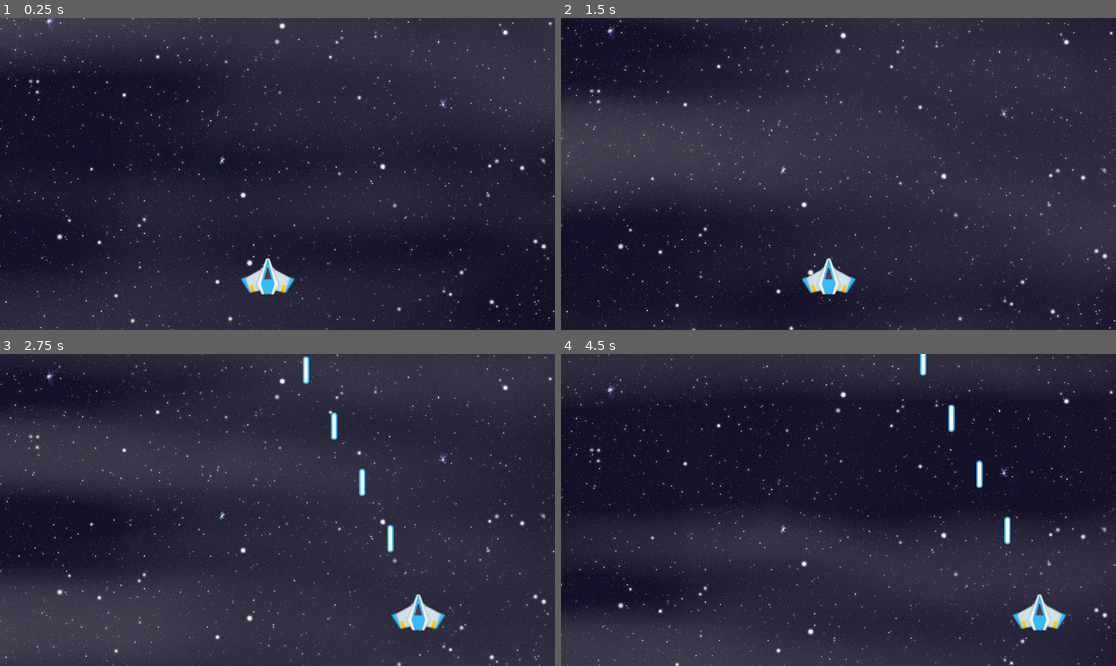
Above: before the commit, frames 1-4 (two rows, left to right).
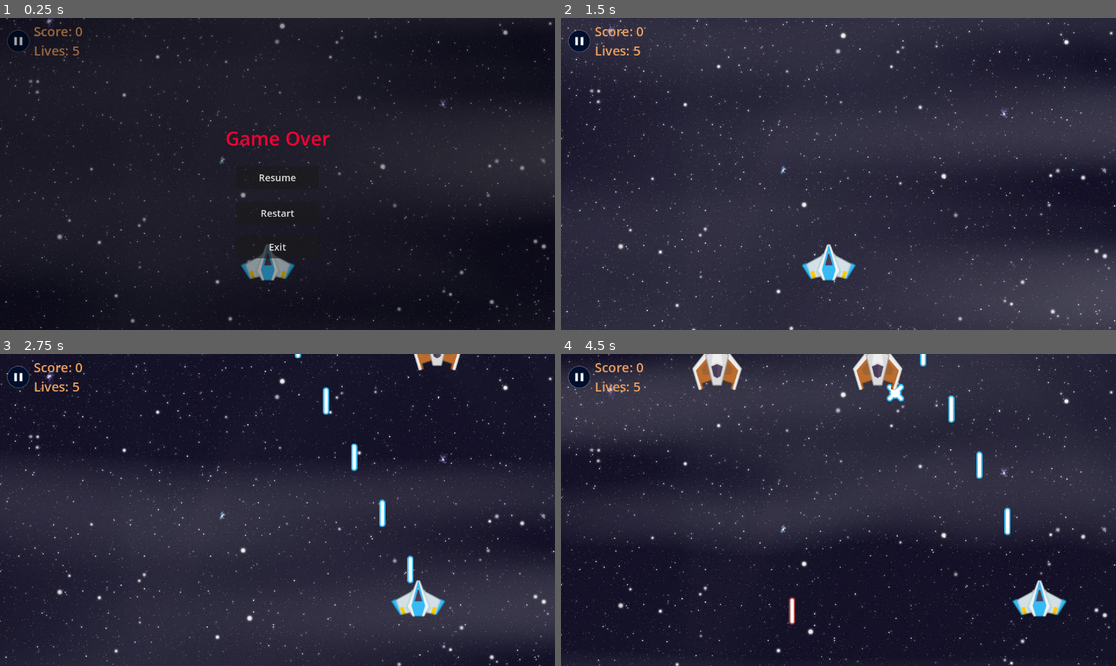
Above: after the commit, the same moments.

Repository: shashank1q/space_shooter
Game: Godot game, scene res://scene/main.tscn
The game is run twice, just before and just after one commit, with the same random seed, the same clock (stepped at 60 frames per second) and the same inputs.
Inputs (mouse positions are in pixels of both pictures, inside the frame that each line leads up to):
- Up to frame 1 (0.25 s): no input
- Up to frame 2 (1.5 s): click (577, 39) at 0.52 s; click (838, 177) at 1.25 s, where only the run after the commit has a clickable "Resume"
- Up to frame 3 (2.75 s): tap Enter (ui_accept) at 2, 2.27, 2.3, 2.57 s; hold Right (right, bound only before the commit) from 2.03 s (still down); hold Space (shoot, bound only before the commit) from 2.03 s (still down)
- Up to frame 4 (4.5 s): release Right (right, bound only before the commit) at 2.78 s; release Space (shoot, bound only before the commit) at 2.78 s; hold Left (left, bound only before the commit) 2.78-3.53 s; tap Enter (ui_accept) at 2.85, 3.02, 3.32, 3.8 s; tap Space (shoot, bound only before the commit) at 3.05, 4.35 s; hold Space (shoot, bound only before the commit) 3.53-4.28 s; hold Right (right, bound only before the commit) from 3.53 s (still down)

The runs differ from the first frame. In frame 1, 28% of the frame differs, in the area x 0-100%, y 0-100%; in frame 2, 15%; in frame 3, 23%; in frame 4, 35%.

Commit message:
Add files via upload

Diff:
--- a/godot4_test/code/enemy.gd
+++ b/godot4_test/code/enemy.gd
@@ -1,13 +1,18 @@
 extends CharacterBody2D
 
+signal enemy_die
+
+# references to bullet scene
+var bullet = preload("res://scene/enemy_bullet.tscn")
+# for checking whether we can shoot or not
+var can_shoot = false
+# health of the enemy
+var health = 5
 # size of the screen
 var width = 0
 # direction of movement( -1 means left direction)
 var direction = -1
-# references to bullet scene
-var bullet = preload("res://scene/enemy_bullet.tscn")
-# for checking whether we can shoot or not
-var can_shoot = false
+
 
 func _ready():
 	# start shooting after 2 sec
@@ -39,7 +44,6 @@
 		# stops shooting until timmer is running
 		can_shoot = false
 
-
 	# moving left or right
 	velocity.x = direction * 20000 * delta
 	move_and_slide()
@@ -51,8 +55,16 @@
 	# setting position of the bullet.
 	inst.global_position = $bullet_pos.global_position
 
-
 func _on_timer_timeout():
 	# enabling the enemy to shoot again
 	can_shoot = true
 	$Timer.stop()
+
+func take_damage():
+	health -= 1
+	# when enemy dies
+	if health == 0:
+		# deleting the enemy from the game.
+		queue_free()
+		# emiting signal so, score can be updated on the UI
+		emit_signal("enemy_die")
--- a/godot4_test/code/enemy_bullet.gd
+++ b/godot4_test/code/enemy_bullet.gd
@@ -1,25 +1,26 @@
 extends Sprite2D
 
-# This function is called at every frame
+# Called every frame. 'delta' is the elapsed time since the previous frame.
 func _process(delta):
-	# translate is used to move any node using a vector as an input
 	translate(Vector2(0,1) * 1000 * delta)
 
-# triggered when our bullet get out of the screen
-func _on_visible_on_screen_notifier_2d_screen_exited():
-	# deleting the bullet from the game
+#when we got out of the screen
+func _on_visibility_notifier_screen_exited():
+	# delete the bullet
 	queue_free()
 
-# detetcting what our bullet collide with
+# when bullet hit something
 func _on_area_2d_body_entered(body):
+	# if we hit player
 	if body.name == "player":
-		# changing our bullet image into explosion
+		# change image to explosion image to show an impact
 		texture = load("res://images/explosion_enemy.png")
-		# stoping the process function so that, it doesn't move.
+		# stop the process function so, bullet don't move
 		set_process(false)
-		# reducing the health of the body ( enemy )
+		# reduce the health of the player.
+		#take body is a function defined in player's script
 		body.take_damage()
-		# waiting for 0.2 seconds
+		# wait for 0.2 seconds
 		await  get_tree().create_timer(0.2).timeout
-		# deleting the bullet
+		# delete the bullet
 		queue_free()
--- a/godot4_test/code/main.gd
+++ b/godot4_test/code/main.gd
@@ -1,37 +1,80 @@
 extends Control
 
+# reference to the enemy scene
 var enemy = preload("res://scene/enemy.tscn")
-@onready var timer = $Timer
+# to be shown on the UI screen
 var score = 0
 
 func _ready():
-	#$player.global_position = $player_pos.global_position
-	timer.start(2.0)
+	# starting initial delay in spawning of the enemy
+	$Timer.start(2.0)
 
 func _on_timer_timeout():
+	# creating instance of the enemy
 	var inst = enemy.instantiate()
+	# add our enemy under this node
+	add_child(inst)
+	# connect enemy_die signal from enemy instance to _on_enemy_die function
 	inst.connect("enemy_die",_on_enemy_die)
-	add_child(inst)
+	# random number 1 or 0
 	var choice = randi() % 2
 	if choice == 1:
+		# spawn enemy from the left side
 		inst.position = $left_spawn_pos.position
 	else:
+		# spawn enemy from the right side
 		inst.position = $right_spawn_pos.position
-	timer.start(randi()%4)
+	# starting the timer for a random duration to make it engaging
+	$Timer.start(randi()%4)
 
+
+# called when player is hit by the enemy bullets
+func _on_player_player_hit(value):
+	# update the player's life
+	$UI/life.text = "Lives: " + str(value)
+	# if we ran out of lives
+	if value == 0:
+		# pause the game
+		get_tree().paused = true
+		# making the menu screen visible again
+		$UI/background.visible = true
+
+# when enemy dies ( this function is connected to enemy via code above)
 func _on_enemy_die():
+	# increase the score
 	score += 1
+	# update the score on the UI
 	$UI/score.text = "Score: " + str(score)
 
-func _on_player_player_hit(value):
-	$UI/life.text = "Lives: " + str(value)
-	if value == 0:
-		get_tree().paused = true
-		$UI/background.visible = true
-
+# when we die and pressed restart button
 func _on_restart_pressed():
+	# unpause the screen
 	get_tree().paused = false
+	# reload the game
 	get_tree().reload_current_scene()
 
+# when we die and pressed exit button
 func _on_exit_pressed():
+	# close the game
 	get_tree().quit()
+
+
+func _on_pause_btn_pressed():
+	# pause the game
+	get_tree().paused = true
+	# making the menu screen visible again
+	$UI/background.visible = true
+	# change lable to Paused
+	$UI/background/Label.text = "Paused"
+	# make resume button visible
+	$UI/background/resume.visible = true
+
+func _on_resume_pressed():
+	# pause the game
+	get_tree().paused = false
+	# making the menu screen visible again
+	$UI/background.visible = false
+	# change lable to Paused
+	$UI/background/Label.text = "Game Over"
+	# make resume button visible
+	$UI/background/resume.visible = false
--- a/godot4_test/code/player.gd
+++ b/godot4_test/code/player.gd
@@ -4,29 +4,47 @@
 var bullet = preload("res://scene/player_bullet.tscn")
 # to track when we can shoot
 var can_shoot = true
+#health of the player
+var health = 5
+# emit signal when player recieve damage ( for updaing UI )
+signal player_hit(value)
 
-func _physics_process(delta):
-	if Input.is_action_pressed("left"):
+# Called every frame. 'delta' is the elapsed time since the previous frame.
+func _physics_process(_delta):
+	# player movement
+	if Input.is_action_pressed("ui_left"):
 		velocity.x -= 50
-	elif Input.is_action_pressed("right"):
+	elif Input.is_action_pressed("ui_right"):
 		velocity.x += 50
 	else:
-		velocity.x = lerp(velocity.x, 0.0, 0.1)
+		velocity.x = lerp(velocity.x,0.0,0.1)
 
-	if Input.is_action_pressed("shoot"):
+	# when we press spacebar
+	if Input.is_action_pressed("ui_accept"):
 		if can_shoot:
 			shoot()
 			$Timer.start(0.1)
 			can_shoot = false
 
-	velocity.x = clamp(velocity.x, -500, 500)
+	velocity.x = clamp(velocity.x,-500,500)
 	move_and_slide()
 
 func shoot():
 	var b = bullet.instantiate()
 	get_parent().add_child(b)
-	b.global_position = $Marker2D.global_position
+	b.global_position = $shoot_pos.global_position
 
 func _on_timer_timeout():
 	$Timer.stop()
 	can_shoot = true
+
+func take_damage():
+	health -= 1
+	emit_signal("player_hit",health)
+	if health == 0:
+		queue_free()
+
+func _on_area_2d_body_entered(body):
+	if body.is_in_group("enemy"):
+		health = 1
+		take_damage()
--- a/godot4_test/code/player_bullet.gd
+++ b/godot4_test/code/player_bullet.gd
@@ -6,7 +6,7 @@
 	translate(Vector2(0,-1) * 1000 * delta)
 
 # triggered when our bullet get out of the screen
-func _on_visible_on_screen_notifier_2d_screen_exited():
+func _on_visibility_notifier_screen_exited():
 	# deleting the bullet from the game
 	queue_free()
 
--- a/godot4_test/project.godot
+++ b/godot4_test/project.godot
@@ -10,29 +10,17 @@
 
 [application]
 
-config/name="space_shooter"
+config/name="Godot 4 Test"
 run/main_scene="res://scene/main.tscn"
 config/features=PackedStringArray("4.0", "Mobile")
 config/icon="res://icon.svg"
 
-[input]
+[layer_names]
 
-right={
-"deadzone": 0.5,
-"events": [Object(InputEventKey,"resource_local_to_scene":false,"resource_name":"","device":-1,"window_id":0,"alt_pressed":false,"shift_pressed":false,"ctrl_pressed":false,"meta_pressed":false,"pressed":false,"keycode":0,"physical_keycode":4194321,"key_label":0,"unicode":0,"echo":false,"script":null)
-]
-}
-left={
-"deadzone": 0.5,
-"events": [Object(InputEventKey,"resource_local_to_scene":false,"resource_name":"","device":-1,"window_id":0,"alt_pressed":false,"shift_pressed":false,"ctrl_pressed":false,"meta_pressed":false,"pressed":false,"keycode":0,"physical_keycode":4194319,"key_label":0,"unicode":0,"echo":false,"script":null)
-]
-}
-shoot={
-"deadzone": 0.5,
-"events": [Object(InputEventKey,"resource_local_to_scene":false,"resource_name":"","device":-1,"window_id":0,"alt_pressed":false,"shift_pressed":false,"ctrl_pressed":false,"meta_pressed":false,"pressed":false,"keycode":0,"physical_keycode":32,"key_label":0,"unicode":32,"echo":false,"script":null)
-]
-}
+2d_physics/layer_1="player"
+2d_physics/layer_2="enemy"
 
 [rendering]
 
 renderer/rendering_method="mobile"
+textures/vram_compression/import_etc2_astc=true
--- a/godot4_test/scene/enemy.tscn
+++ b/godot4_test/scene/enemy.tscn
@@ -1,23 +1,25 @@
-[gd_scene load_steps=4 format=3 uid="uid://cc3l67kq0qmof"]
+[gd_scene load_steps=4 format=3 uid="uid://1y6cnw73hcsh"]
 
-[ext_resource type="Script" path="res://code/enemy.gd" id="1_eufya"]
-[ext_resource type="Texture2D" uid="uid://cms42t6rrj5ph" path="res://images/enemy.png" id="1_gsf58"]
+[ext_resource type="Texture2D" uid="uid://bogego0v5lukg" path="res://images/enemy.png" id="1_c8fpq"]
+[ext_resource type="Script" path="res://code/enemy.gd" id="1_dvmcl"]
 
-[sub_resource type="CircleShape2D" id="CircleShape2D_e456w"]
-radius = 56.0357
+[sub_resource type="CircleShape2D" id="CircleShape2D_l2j1r"]
+radius = 53.6004
 
-[node name="enemy" type="CharacterBody2D"]
-script = ExtResource("1_eufya")
+[node name="enemy" type="CharacterBody2D" groups=["enemy"]]
+collision_layer = 2
+script = ExtResource("1_dvmcl")
+
+[node name="CollisionShape2D" type="CollisionShape2D" parent="."]
+position = Vector2(-1, 6)
+shape = SubResource("CircleShape2D_l2j1r")
 
 [node name="Sprite2D" type="Sprite2D" parent="."]
-texture = ExtResource("1_gsf58")
-
-[node name="CollisionShape2D" type="CollisionShape2D" parent="."]
-shape = SubResource("CircleShape2D_e456w")
+texture = ExtResource("1_c8fpq")
 
 [node name="Timer" type="Timer" parent="."]
 
 [node name="bullet_pos" type="Marker2D" parent="."]
-position = Vector2(0, 37)
+position = Vector2(0, 34)
 
 [connection signal="timeout" from="Timer" to="." method="_on_timer_timeout"]
--- a/godot4_test/scene/enemy_bullet.tscn
+++ b/godot4_test/scene/enemy_bullet.tscn
@@ -1,23 +1,24 @@
-[gd_scene load_steps=4 format=3 uid="uid://b3he4vb8d33p5"]
+[gd_scene load_steps=4 format=3 uid="uid://b2hescsq58ojp"]
 
-[ext_resource type="Texture2D" uid="uid://da0qaat4borf7" path="res://images/enemy bullet.png" id="1_a5j40"]
-[ext_resource type="Script" path="res://code/enemy_bullet.gd" id="2_82ifa"]
+[ext_resource type="Texture2D" uid="uid://b83ho1ykqrg0u" path="res://images/enemy bullet.png" id="1_8jw3r"]
+[ext_resource type="Script" path="res://code/enemy_bullet.gd" id="2_7n2g2"]
 
-[sub_resource type="CapsuleShape2D" id="CapsuleShape2D_78qci"]
+[sub_resource type="CapsuleShape2D" id="CapsuleShape2D_s8mn3"]
 radius = 7.0
-height = 58.0
+height = 56.0
 
-[node name="Sprite2D" type="Sprite2D"]
-texture = ExtResource("1_a5j40")
-script = ExtResource("2_82ifa")
+[node name="enemy_bullet" type="Sprite2D"]
+texture = ExtResource("1_8jw3r")
+script = ExtResource("2_7n2g2")
 
 [node name="Area2D" type="Area2D" parent="."]
+collision_layer = 2
 
 [node name="CollisionShape2D" type="CollisionShape2D" parent="Area2D"]
-shape = SubResource("CapsuleShape2D_78qci")
+shape = SubResource("CapsuleShape2D_s8mn3")
 
-[node name="VisibleOnScreenNotifier2D" type="VisibleOnScreenNotifier2D" parent="."]
-scale = Vector2(1, 3)
+[node name="visibility_notifier" type="VisibleOnScreenNotifier2D" parent="."]
+scale = Vector2(0.8, 2.8)
 
 [connection signal="body_entered" from="Area2D" to="." method="_on_area_2d_body_entered"]
-[connection signal="screen_exited" from="VisibleOnScreenNotifier2D" to="." method="_on_visible_on_screen_notifier_2d_screen_exited"]
+[connection signal="screen_exited" from="visibility_notifier" to="." method="_on_visibility_notifier_screen_exited"]
--- a/godot4_test/scene/main.tscn
+++ b/godot4_test/scene/main.tscn
@@ -1,49 +1,183 @@
-[gd_scene load_steps=9 format=3 uid="uid://uwsa8ja6shsx"]
-
-[ext_resource type="Shader" path="res://shaders/move.gdshader" id="1_iyoix"]
-[ext_resource type="Texture2D" uid="uid://8fyut7v5r7qh" path="res://images/background.jpg" id="2_g3i8k"]
-[ext_resource type="Shader" path="res://shaders/fog.gdshader" id="3_cf1hq"]
-[ext_resource type="Texture2D" uid="uid://drsmcxetu2ef" path="res://images/fog_background.png" id="4_2v2gm"]
-[ext_resource type="PackedScene" uid="uid://byv4j13nhskjh" path="res://scene/player.tscn" id="5_3swp3"]
-
-[sub_resource type="ShaderMaterial" id="ShaderMaterial_qhj4l"]
-shader = ExtResource("1_iyoix")
-
-[sub_resource type="ShaderMaterial" id="ShaderMaterial_nk4ov"]
-shader = ExtResource("3_cf1hq")
-
-[sub_resource type="RectangleShape2D" id="RectangleShape2D_2nr16"]
-size = Vector2(28, 214)
-
-[node name="main" type="Control"]
+[gd_scene load_steps=13 format=3 uid="uid://bwkaxv3keimjb"]
+
+[ext_resource type="Shader" path="res://shaders/move.gdshader" id="1_d6mj1"]
+[ext_resource type="Script" path="res://code/main.gd" id="1_wjqaw"]
+[ext_resource type="Texture2D" uid="uid://cuoevdt8yw4lp" path="res://images/background.jpg" id="2_r2u7f"]
+[ext_resource type="PackedScene" uid="uid://dhl2g7exvfbad" path="res://scene/player.tscn" id="4_cyxm8"]
+[ext_resource type="Shader" path="res://shaders/fog.gdshader" id="5_lmsav"]
+[ext_resource type="Texture2D" uid="uid://dvldr5787ss5e" path="res://images/pause.png" id="6_6r2wj"]
+[ext_resource type="Texture2D" uid="uid://w1wdwm8esq8t" path="res://images/fog_background.png" id="6_x5mi3"]
+
+[sub_resource type="ShaderMaterial" id="ShaderMaterial_j63cs"]
+shader = ExtResource("1_d6mj1")
+
+[sub_resource type="ShaderMaterial" id="ShaderMaterial_gm3qu"]
+shader = ExtResource("5_lmsav")
+
+[sub_resource type="LabelSettings" id="LabelSettings_66gwg"]
+font_size = 27
+font_color = Color(0.937255, 0.631373, 0.368627, 1)
+
+[sub_resource type="LabelSettings" id="LabelSettings_wpkpk"]
+font_size = 40
+font_color = Color(0.956863, 0, 0.211765, 1)
+
+[sub_resource type="RectangleShape2D" id="RectangleShape2D_qbfkf"]
+size = Vector2(20, 228)
+
+[node name="world" type="Control"]
 layout_mode = 3
 anchors_preset = 15
 anchor_right = 1.0
 anchor_bottom = 1.0
 grow_horizontal = 2
 grow_vertical = 2
+script = ExtResource("1_wjqaw")
 
 [node name="background" type="TextureRect" parent="."]
 texture_repeat = 2
-material = SubResource("ShaderMaterial_qhj4l")
-layout_mode = 1
-anchors_preset = 15
-anchor_right = 1.0
-anchor_bottom = 1.0
-grow_horizontal = 2
-grow_vertical = 2
-texture = ExtResource("2_g3i8k")
+material = SubResource("ShaderMaterial_j63cs")
+layout_mode = 1
+anchors_preset = 15
+anchor_right = 1.0
+anchor_bottom = 1.0
+grow_horizontal = 2
+grow_vertical = 2
+texture = ExtResource("2_r2u7f")
 
 [node name="fog" type="TextureRect" parent="."]
 texture_repeat = 2
-material = SubResource("ShaderMaterial_nk4ov")
-layout_mode = 1
-anchors_preset = 15
-anchor_right = 1.0
-anchor_bottom = 1.0
-grow_horizontal = 2
-grow_vertical = 2
-texture = ExtResource("4_2v2gm")
+material = SubResource("ShaderMaterial_gm3qu")
+layout_mode = 1
+anchors_preset = 15
+anchor_right = 1.0
+anchor_bottom = 1.0
+offset_left = -924.0
+offset_top = -1176.0
+offset_right = 924.0
+offset_bottom = 1176.0
+grow_horizontal = 2
+grow_vertical = 2
+texture = ExtResource("6_x5mi3")
+stretch_mode = 1
+flip_v = true
+
+[node name="left_spawn_pos" type="Control" parent="."]
+layout_mode = 1
+anchors_preset = 0
+offset_top = -95.0
+offset_bottom = -95.0
+
+[node name="right_spawn_pos" type="Control" parent="."]
+layout_mode = 1
+anchors_preset = 1
+anchor_left = 1.0
+anchor_right = 1.0
+offset_top = -95.0
+offset_bottom = -95.0
+grow_horizontal = 0
+
+[node name="Timer" type="Timer" parent="."]
+
+[node name="UI" type="CanvasLayer" parent="."]
+
+[node name="pause_btn" type="TextureButton" parent="UI"]
+offset_left = 6.0
+offset_top = 16.0
+offset_right = 70.0
+offset_bottom = 80.0
+texture_normal = ExtResource("6_6r2wj")
+texture_pressed = ExtResource("6_6r2wj")
+texture_hover = ExtResource("6_6r2wj")
+
+[node name="score" type="Label" parent="UI"]
+offset_left = 70.0
+offset_top = 9.0
+offset_right = 233.0
+offset_bottom = 49.0
+text = "Score: 0"
+label_settings = SubResource("LabelSettings_66gwg")
+
+[node name="life" type="Label" parent="UI"]
+offset_left = 70.0
+offset_top = 49.0
+offset_right = 233.0
+offset_bottom = 89.0
+text = "Lives: 5"
+label_settings = SubResource("LabelSettings_66gwg")
+
+[node name="background" type="ColorRect" parent="UI"]
+process_mode = 3
+anchors_preset = 15
+anchor_right = 1.0
+anchor_bottom = 1.0
+grow_horizontal = 2
+grow_vertical = 2
+color = Color(0, 0, 0, 0.352941)
+
+[node name="Label" type="Label" parent="UI/background"]
+layout_mode = 1
+anchors_preset = 8
+anchor_left = 0.5
+anchor_top = 0.5
+anchor_right = 0.5
+anchor_bottom = 0.5
+offset_left = -20.0
+offset_top = -86.0
+offset_right = 20.0
+offset_bottom = -63.0
+grow_horizontal = 2
+grow_vertical = 2
+text = "Game Over"
+label_settings = SubResource("LabelSettings_wpkpk")
+
+[node name="resume" type="Button" parent="UI/background"]
+layout_mode = 1
+anchors_preset = 8
+anchor_left = 0.5
+anchor_top = 0.5
+anchor_right = 0.5
+anchor_bottom = 0.5
+offset_left = -86.0
+offset_top = -16.0
+offset_right = 86.0
+offset_bottom = 31.0
+grow_horizontal = 2
+grow_vertical = 2
+theme_override_font_sizes/font_size = 20
+text = "Resume"
+
+[node name="restart" type="Button" parent="UI/background"]
+layout_mode = 1
+anchors_preset = 8
+anchor_left = 0.5
+anchor_top = 0.5
+anchor_right = 0.5
+anchor_bottom = 0.5
+offset_left = -86.0
+offset_top = 58.0
+offset_right = 86.0
+offset_bottom = 105.0
+grow_horizontal = 2
+grow_vertical = 2
+theme_override_font_sizes/font_size = 20
+text = "Restart"
+
+[node name="exit" type="Button" parent="UI/background"]
+layout_mode = 1
+anchors_preset = 8
+anchor_left = 0.5
+anchor_top = 0.5
+anchor_right = 0.5
+anchor_bottom = 0.5
+offset_left = -86.0
+offset_top = 128.0
+offset_right = 86.0
+offset_bottom = 175.0
+grow_horizontal = 2
+grow_vertical = 2
+theme_override_font_sizes/font_size = 20
+text = "Exit"
 
 [node name="player_pos" type="Control" parent="."]
 layout_mode = 1
@@ -52,14 +186,13 @@
 anchor_top = 1.0
 anchor_right = 0.5
 anchor_bottom = 1.0
-offset_left = -20.0
-offset_top = -40.0
-offset_right = 20.0
+offset_top = -106.0
+offset_bottom = -106.0
 grow_horizontal = 2
 grow_vertical = 0
 
-[node name="player" parent="player_pos" instance=ExtResource("5_3swp3")]
-position = Vector2(0, -71)
+[node name="player" parent="player_pos" instance=ExtResource("4_cyxm8")]
+position = Vector2(-20, -34)
 
 [node name="left wall" type="Control" parent="."]
 layout_mode = 1
@@ -73,8 +206,8 @@
 [node name="StaticBody2D" type="StaticBody2D" parent="left wall"]
 
 [node name="CollisionShape2D" type="CollisionShape2D" parent="left wall/StaticBody2D"]
-position = Vector2(4, -97)
-shape = SubResource("RectangleShape2D_2nr16")
+position = Vector2(0, -102)
+shape = SubResource("RectangleShape2D_qbfkf")
 
 [node name="right wall" type="Control" parent="."]
 layout_mode = 1
@@ -91,5 +224,12 @@
 [node name="StaticBody2D" type="StaticBody2D" parent="right wall"]
 
 [node name="CollisionShape2D" type="CollisionShape2D" parent="right wall/StaticBody2D"]
-position = Vector2(41, -96)
-shape = SubResource("RectangleShape2D_2nr16")
+position = Vector2(40, -102)
+shape = SubResource("RectangleShape2D_qbfkf")
+
+[connection signal="timeout" from="Timer" to="." method="_on_timer_timeout"]
+[connection signal="pressed" from="UI/pause_btn" to="." method="_on_pause_btn_pressed"]
+[connection signal="pressed" from="UI/background/resume" to="." method="_on_resume_pressed"]
+[connection signal="pressed" from="UI/background/restart" to="." method="_on_restart_pressed"]
+[connection signal="pressed" from="UI/background/exit" to="." method="_on_exit_pressed"]
+[connection signal="player_hit" from="player_pos/player" to="." method="_on_player_player_hit"]
--- a/godot4_test/scene/player.tscn
+++ b/godot4_test/scene/player.tscn
@@ -1,25 +1,39 @@
-[gd_scene load_steps=4 format=3 uid="uid://byv4j13nhskjh"]
+[gd_scene load_steps=5 format=3 uid="uid://dhl2g7exvfbad"]
 
-[ext_resource type="Script" path="res://code/player.gd" id="1_lner4"]
-[ext_resource type="Texture2D" uid="uid://bbiaj34gtnurb" path="res://images/player.png" id="1_x7v6u"]
+[ext_resource type="Texture2D" uid="uid://dcpee7sdtqx01" path="res://images/player.png" id="1_dg82h"]
+[ext_resource type="Script" path="res://code/player.gd" id="1_laa5h"]
 
-[sub_resource type="CapsuleShape2D" id="CapsuleShape2D_d1r0m"]
-radius = 39.0
-height = 118.0
+[sub_resource type="CapsuleShape2D" id="CapsuleShape2D_onn0w"]
+radius = 31.0019
+height = 108.008
+
+[sub_resource type="CapsuleShape2D" id="CapsuleShape2D_f8wy3"]
+radius = 43.0
+height = 122.0
 
 [node name="player" type="CharacterBody2D"]
-script = ExtResource("1_lner4")
+slide_on_ceiling = false
+script = ExtResource("1_laa5h")
 
-[node name="Sprite2D" type="Sprite2D" parent="."]
-texture = ExtResource("1_x7v6u")
+[node name="CollisionShape" type="CollisionShape2D" parent="."]
+rotation = -1.5708
+shape = SubResource("CapsuleShape2D_onn0w")
+debug_color = Color(0.968627, 0, 0.454902, 0.431373)
 
-[node name="CollisionShape2D" type="CollisionShape2D" parent="."]
-rotation = 1.5708
-shape = SubResource("CapsuleShape2D_d1r0m")
+[node name="shoot_pos" type="Marker2D" parent="."]
+position = Vector2(0, -27)
 
 [node name="Timer" type="Timer" parent="."]
 
-[node name="Marker2D" type="Marker2D" parent="."]
-position = Vector2(0, -37)
+[node name="Sprite" type="Sprite2D" parent="."]
+texture = ExtResource("1_dg82h")
+
+[node name="Area2D" type="Area2D" parent="."]
+collision_mask = 2
+
+[node name="CollisionShape2D" type="CollisionShape2D" parent="Area2D"]
+rotation = -1.57079
+shape = SubResource("CapsuleShape2D_f8wy3")
 
 [connection signal="timeout" from="Timer" to="." method="_on_timer_timeout"]
+[connection signal="body_entered" from="Area2D" to="." method="_on_area_2d_body_entered"]
--- a/godot4_test/scene/player_bullet.tscn
+++ b/godot4_test/scene/player_bullet.tscn
@@ -1,24 +1,24 @@
-[gd_scene load_steps=4 format=3 uid="uid://dmr53hs53nxw3"]
+[gd_scene load_steps=4 format=3 uid="uid://otfxtxvjkrey"]
 
-[ext_resource type="Texture2D" uid="uid://c4gigv8wxuval" path="res://images/player bullet.png" id="1_s63qi"]
-[ext_resource type="Script" path="res://code/player_bullet.gd" id="2_7o3mf"]
+[ext_resource type="Texture2D" uid="uid://dus0w33oplxbh" path="res://images/player bullet.png" id="1_jmlls"]
+[ext_resource type="Script" path="res://code/player_bullet.gd" id="2_fl8vj"]
 
-[sub_resource type="CapsuleShape2D" id="CapsuleShape2D_73yso"]
-radius = 8.0
-height = 60.0
+[sub_resource type="CapsuleShape2D" id="CapsuleShape2D_6bqmf"]
+radius = 6.0
+height = 56.0
 
-[node name="Sprite2D" type="Sprite2D"]
-texture = ExtResource("1_s63qi")
-script = ExtResource("2_7o3mf")
+[node name="bullet" type="Sprite2D"]
+texture = ExtResource("1_jmlls")
+script = ExtResource("2_fl8vj")
 
 [node name="Area2D" type="Area2D" parent="."]
+collision_mask = 2
 
 [node name="CollisionShape2D" type="CollisionShape2D" parent="Area2D"]
-shape = SubResource("CapsuleShape2D_73yso")
+shape = SubResource("CapsuleShape2D_6bqmf")
 
-[node name="VisibleOnScreenNotifier2D" type="VisibleOnScreenNotifier2D" parent="."]
-position = Vector2(0, 0.500001)
-scale = Vector2(1, 3.15)
+[node name="visibility_notifier" type="VisibleOnScreenNotifier2D" parent="."]
+scale = Vector2(1, 2.7)
 
 [connection signal="body_entered" from="Area2D" to="." method="_on_area_2d_body_entered"]
-[connection signal="screen_exited" from="VisibleOnScreenNotifier2D" to="." method="_on_visible_on_screen_notifier_2d_screen_exited"]
+[connection signal="screen_exited" from="visibility_notifier" to="." method="_on_visibility_notifier_screen_exited"]
--- a/godot4_test/shaders/fog.gdshader
+++ b/godot4_test/shaders/fog.gdshader
@@ -1,6 +1,12 @@
 shader_type canvas_item;
 
 void fragment() {
-	COLOR = texture(TEXTURE, vec2(UV.x, UV.y - TIME * 0.1));
-	COLOR.a -= 0.3;
+
+	COLOR = texture(TEXTURE, vec2(UV.x, UV.y + TIME * 0.1));
+	if(COLOR.a != 0.0){
+		COLOR.a -= 0.3;
+	}
+
+
+
 }
Not shown, changed: godot4_test/icon.svg.import
Not shown, changed: godot4_test/images/background.jpg.import
Not shown, changed: godot4_test/images/enemy bullet.png.import
Not shown, changed: godot4_test/images/enemy.png.import
Not shown, changed: godot4_test/images/explosion_enemy.png.import
Not shown, changed: godot4_test/images/fog_background.png.import
Binary file added: godot4_test/images/pause.png
Not shown, changed: godot4_test/images/pause.png.import
Not shown, changed: godot4_test/images/player bullet.png.import
Not shown, changed: godot4_test/images/player.png.import
